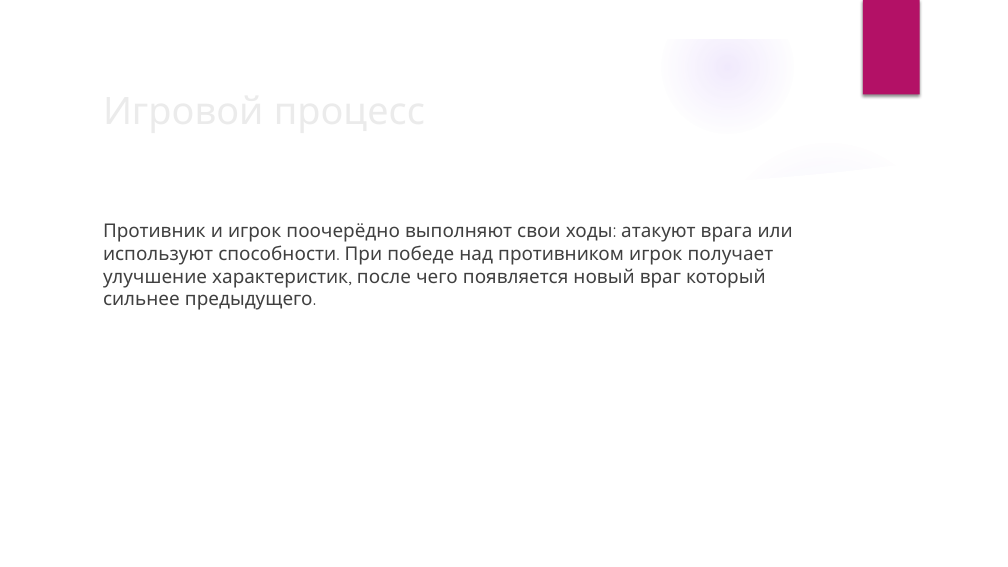
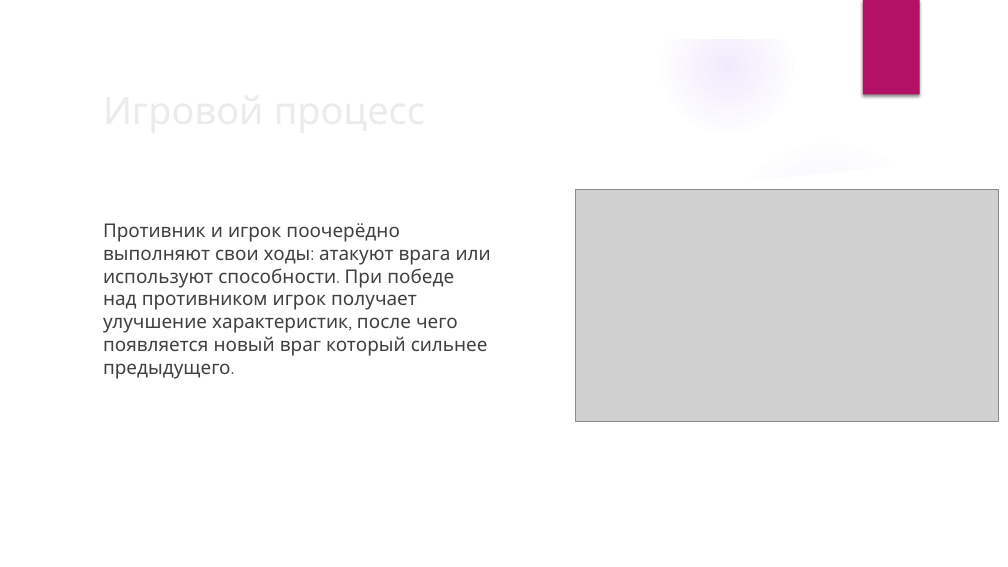
Before and after one commit to Roma109/pyqt-project, a slide deck: slide 5 of Игра Daggerfall.pptx (slide 6 before the commit). Drawn at 1008x567 pixels with LibreOffice and Linux fonts; fonts in the diff are those of the drawing; grey boxes stand for pictures; background and template pictures are left out. Boxes give left, top, right and bottom in pixels: in the first picture for what was removed or moved away, otherwise in the second. Text is boxed around its words. In the diff, an @@ line names an element or a change of style, - is before the commit and + after.

```diff
--- a/Игра Daggerfall.pptx
+++ b/Игра Daggerfall.pptx
@@ picture added at (575, 190, 998, 422) @@
@@ text "Противник и игрок поочерёдно выполняют ..." rewrapped from (103, 223, 793, 310) to (103, 223, 491, 379) @@
```
Also in this commit, not shown: 2 other slides changed, 3 slides removed.
